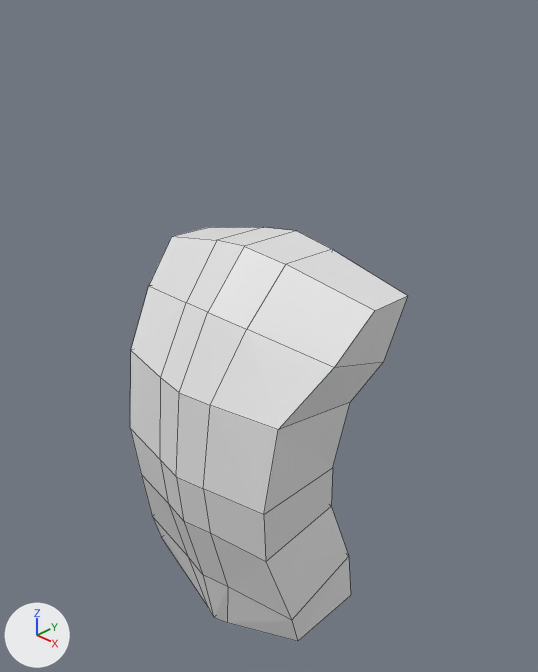
Before and after pictures for a commit that changed the Blender file 20-the-torso.blend.
Camera for both pictures: a 50 mm camera at (0.672, -0.67, 1.835) aimed at (0.018, 0.011, 1.348). Lighting does not change. The marker at lower left points along +X, +Y and +Z. Mesh edges are drawn as thin lines.
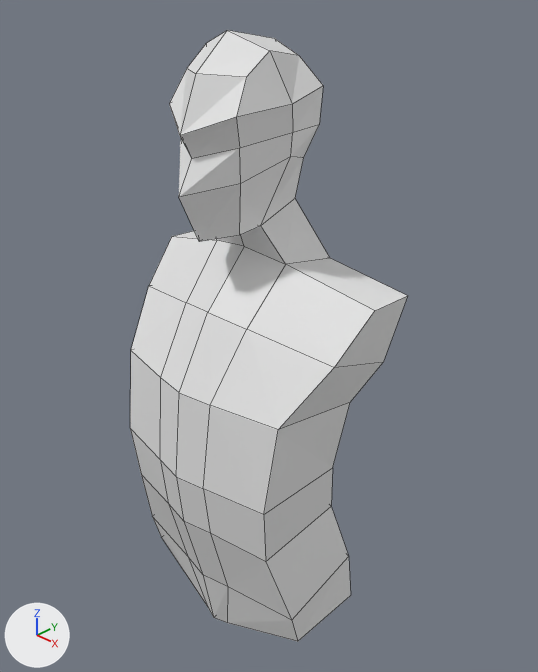
The change in detail:
me_cube is used by ob_cube_047; location (0.0, 0.0, 1.177); scale (0.155, 0.155, 0.155).
me_cube had 42 vertices, 34 faces and spanned x 0.0..1.25, y -1.02..0.56, z -2.04..2.0.
me_cube now has 69 vertices, 55 faces and spans x 0.0..1.25, y -1.02..0.56, z -2.04..3.72.
Part 1, on me_cube:
1 face is deleted.
2 vertices move from x 0.0..0.42, y 0.55..0.56, z 1.9..1.96 to x 0.0..0.42, y 0.53, z 1.82..1.88.
27 vertices are added at x 0.0..0.49, y -0.8..0.42, z 2.17..3.72.
22 new faces join them.

Boxes (x1, y1, x2, y2) around the edits, measured in the pictures (538 x 672 px):
'Cube.047', reshaped (47% taller)
    before: (130, 227, 408, 642)
    after: (130, 30, 408, 642)
part 1 of me_cube, built on
    before: (174, 227, 407, 311)
    after: (169, 30, 407, 311)
